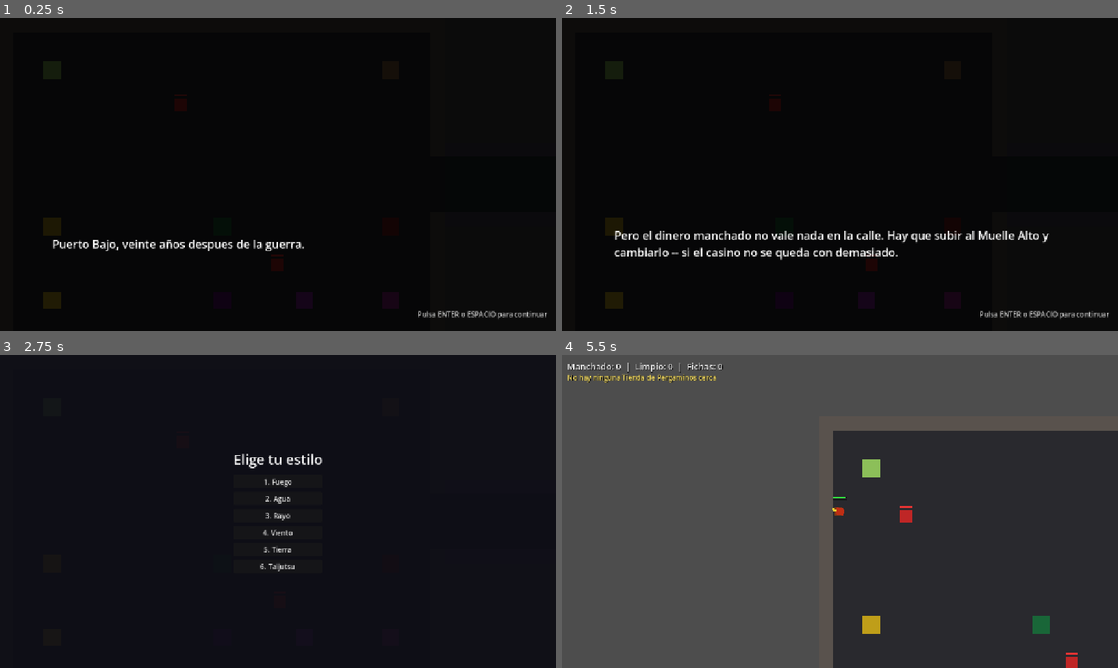
Above: before the commit, frames 1-4 (two rows, left to right).
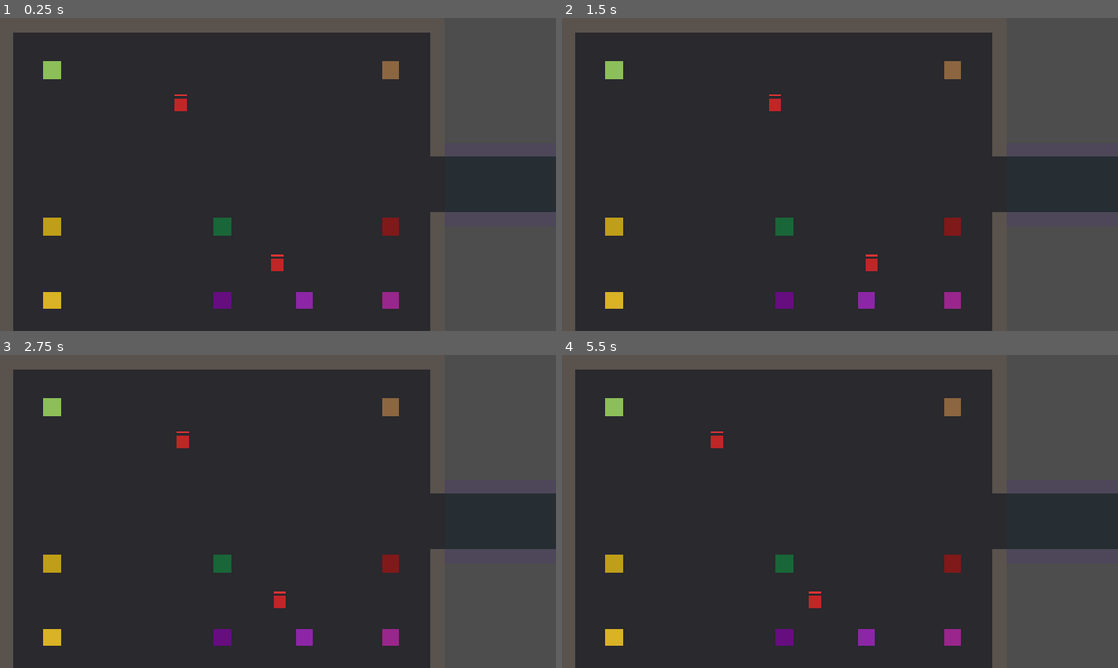
Above: after the commit, the same moments.

Repository: thejowe/ninjex
Game: Godot game, scene res://scenes/main/main.tscn
The game is run twice, just before and just after one commit, with the same random seed, the same clock (stepped at 60 frames per second) and the same inputs.
Inputs (mouse positions are in pixels of both pictures, inside the frame that each line leads up to):
- Up to frame 1 (0.25 s): no input
- Up to frame 2 (1.5 s): tap Enter (ui_accept) at 0.5, 0.77, 1.25 s; move the mouse to (962, 158) at 0.52 s; hold D (move_right) 0.53-1.28 s; tap 0 (comprar_pergamino) at 0.6 s; tap F6 (volver_hub, bound only after the commit) at 0.8, 1.35 s; move the mouse to (728, 190) at 1.27 s; hold S (move_down) from 1.28 s (still down)
- Up to frame 3 (2.75 s): tap Enter (ui_accept) at 1.52, 2 s; tap 0 (comprar_pergamino) at 1.55 s; move the mouse to (333, 442) at 2.02 s; release S (move_down) at 2.03 s; hold D (move_right) from 2.03 s (still down); tap T (apostar_alto) at 2.1 s; tap F6 (volver_hub, bound only after the commit) at 2.3 s
- Up to frame 4 (5.5 s): release D (move_right) at 2.75 s; click (840, 480) at 2.75 s, where only the run before the commit has a clickable "1. Fuego"; move the mouse to (812, 574) at 3.52 s; hold W (move_up) 3.53-4.28 s; tap B (apostar_bajo) at 3.6 s; tap Enter (ui_accept) at 3.77, 4.52, 5.27 s; tap 0 (comprar_pergamino) at 3.8, 5.3 s; move the mouse to (1006, 558) at 4.27 s; hold A (move_left) from 4.28 s (still down); tap - (apuesta_bajar) at 4.35 s; tap F6 (volver_hub, bound only after the commit) at 4.55 s; tap F2 (elegir_mision_bambu, bound only after the commit) at 4.9 s; move the mouse to (673, 464) at 5.02 s; tap = (apuesta_subir) at 5.1 s

The runs differ from the first frame. In frame 1, 100% of the frame differs, in the area x 0-100%, y 0-100%; in frame 2, 99%; in frame 3, 96%; in frame 4, 64%.
Error after the commit: Parse Error: Preload file "res://scenes/world/mision_costa/mision_costa.tscn" does not exist. (res://scripts/network/network_manager.gd:49)

Commit message:
Sistema de cambio de escena Hub <-> Mision y tablon de misiones (H6)

Diff:
--- a/project.godot
+++ b/project.godot
@@ -272,6 +272,36 @@
 "events": [Object(InputEventKey,"resource_local_to_scene":false,"resource_name":"","device":-1,"window_id":0,"alt_press …(191 unchanged characters)…
 ]
 }
+elegir_mision_costa={
+"deadzone": 0.2,
+"events": [Object(InputEventKey,"resource_local_to_scene":false,"resource_name":"","device":-1,"window_id":0,"alt_pressed":false,"shift_pressed":false,"ctrl_pressed":false,"meta_pressed":false,"pressed":false,"keycode":0,"physical_keycode":4194332,"key_label":0,"unicode":0,"location":0,"echo":false,"script":null)
+]
+}
+elegir_mision_bambu={
+"deadzone": 0.2,
+"events": [Object(InputEventKey,"resource_local_to_scene":false,"resource_name":"","device":-1,"window_id":0,"alt_pressed":false,"shift_pressed":false,"ctrl_pressed":false,"meta_pressed":false,"pressed":false,"keycode":0,"physical_keycode":4194333,"key_label":0,"unicode":0,"location":0,"echo":false,"script":null)
+]
+}
+elegir_mision_peaje={
+"deadzone": 0.2,
+"events": [Object(InputEventKey,"resource_local_to_scene":false,"resource_name":"","device":-1,"window_id":0,"alt_pressed":false,"shift_pressed":false,"ctrl_pressed":false,"meta_pressed":false,"pressed":false,"keycode":0,"physical_keycode":4194334,"key_label":0,"unicode":0,"location":0,"echo":false,"script":null)
+]
+}
+elegir_mision_cantera={
+"deadzone": 0.2,
+"events": [Object(InputEventKey,"resource_local_to_scene":false,"resource_name":"","device":-1,"window_id":0,"alt_pressed":false,"shift_pressed":false,"ctrl_pressed":false,"meta_pressed":false,"pressed":false,"keycode":0,"physical_keycode":4194335,"key_label":0,"unicode":0,"location":0,"echo":false,"script":null)
+]
+}
+elegir_mision_ruinas={
+"deadzone": 0.2,
+"events": [Object(InputEventKey,"resource_local_to_scene":false,"resource_name":"","device":-1,"window_id":0,"alt_pressed":false,"shift_pressed":false,"ctrl_pressed":false,"meta_pressed":false,"pressed":false,"keycode":0,"physical_keycode":4194336,"key_label":0,"unicode":0,"location":0,"echo":false,"script":null)
+]
+}
+volver_hub={
+"deadzone": 0.2,
+"events": [Object(InputEventKey,"resource_local_to_scene":false,"resource_name":"","device":-1,"window_id":0,"alt_pressed":false,"shift_pressed":false,"ctrl_pressed":false,"meta_pressed":false,"pressed":false,"keycode":0,"physical_keycode":4194337,"key_label":0,"unicode":0,"location":0,"echo":false,"script":null)
+]
+}
 
 [rendering]
 
--- a/scenes/main/main.gd
+++ b/scenes/main/main.gd
@@ -20,6 +20,11 @@
 	NetworkManager.effects_root = $Effects
 	NetworkManager.cadavers_root = $Cadavers
 	NetworkManager.spawn_points.assign($TestRoom/PlayerSpawns.get_children())
+	# H6: contenedor de la escena de mision activa (ver
+	# NetworkManager.confirm_iniciar_mision/confirm_volver_hub) y spawn_points
+	# del Hub para poder volver a ellos tras la primera mision.
+	NetworkManager.mission_root = $Misiones
+	NetworkManager.hub_spawn_points.assign($Hub/Muelle/PlayerSpawns.get_children())
 	_run_intro_flow()
 
 func _run_intro_flow() -> void:
--- a/scenes/main/main.tscn
+++ b/scenes/main/main.tscn
@@ -11,6 +11,9 @@
 
 [node name="Hub" parent="." instance=ExtResource("3")]
 
+[node name="Misiones" type="Node2D" parent="."]
+position = Vector2(-4000, 0)
+
 [node name="Players" type="Node2D" parent="."]
 
 [node name="Effects" type="Node2D" parent="."]
--- a/scenes/world/hub/hub.tscn
+++ b/scenes/world/hub/hub.tscn
@@ -5,6 +5,7 @@
 [ext_resource type="PackedScene" path="res://scenes/economy/taberna.tscn" id="3_taberna"]
 [ext_resource type="PackedScene" path="res://scenes/economy/sastreria.tscn" id="4_sastreria"]
 [ext_resource type="PackedScene" path="res://scenes/economy/casa_equipo.tscn" id="5_casa_equipo"]
+[ext_resource type="PackedScene" path="res://scenes/world/tablon_misiones.tscn" id="6_tablon_misiones"]
 
 [sub_resource type="RectangleShape2D" id="Shape_wall_h_1024"]
 size = Vector2(1024, 32)
@@ -161,6 +162,17 @@
 [node name="TabernaAnclaRota" parent="Muelle" instance=ExtResource("3_taberna")]
 position = Vector2(2250, 600)
 
+[node name="TablonMisiones" parent="Muelle" instance=ExtResource("6_tablon_misiones")]
+position = Vector2(1700, 300)
+
+[node name="PlayerSpawns" type="Node2D" parent="Muelle"]
+
+[node name="PlayerSpawn1" type="Marker2D" parent="Muelle/PlayerSpawns"]
+position = Vector2(1900, 700)
+
+[node name="PlayerSpawn2" type="Marker2D" parent="Muelle/PlayerSpawns"]
+position = Vector2(2024, 700)
+
 [node name="Escalera1" type="Node2D" parent="."]
 
 [node name="Floor" type="ColorRect" parent="Escalera1"]
--- a/scripts/network/network_manager.gd
+++ b/scripts/network/network_manager.gd
@@ -20,6 +20,38 @@
 ## (0,0) es la esquina de la sala de pruebas, la camara se centraba ahi y
 ## la mayor parte de la pantalla quedaba fuera de la sala (se veia vacio).
 var spawn_points: Array[Node2D] = []
+
+## H6: id del bioma activo ("costa"/"bambu"/"peaje"/"cantera"/"ruinas") o ""
+## si estamos en el Hub. Solo lo muta el host, siempre dentro de
+## confirm_iniciar_mision/confirm_volver_hub (mismo patron que el resto del
+## autoload). player.gd lo consulta para no dejar abrir dos misiones a la vez
+## ni volver al hub si no hay ninguna activa.
+var mision_actual: String = ""
+## Contenedor donde se instancia la escena de mision activa -- asignado por
+## main.gd en _ready() (nodo "Misiones", hermano de Hub/TestRoom, colocado
+## lejos en el mundo para que sus paredes nunca se solapen con las del Hub).
+var mission_root: Node = null
+## Puntos de spawn del Hub (Muelle) -- asignados por main.gd en _ready().
+## Se usan para reponer spawn_points al volver de una mision cuando no habia
+## spawn_points previos guardados (primera vez que se entra a una mision).
+var hub_spawn_points: Array[Node2D] = []
+## spawn_points de antes de entrar en la mision activa, para restaurarlos tal
+## cual al volver (evita asumir que siempre se vuelve al Hub -- si en el
+## futuro hay misiones encadenadas, esto ya lo contempla).
+var _spawn_points_previos: Array[Node2D] = []
+
+## H6: escena de cada bioma, instanciada bajo mission_root al elegir en el
+## Tablon de misiones (ver TablonMisiones / player.gd submit_elegir_mision).
+## Todas comparten estructura (3 areas + PuertaMision + ExtraccionMision),
+## solo cambian ambientacion y estadisticas de EnemigoSimple -- ver cada
+## escena para el detalle.
+const MISIONES: Dictionary = {
+	"costa": preload("res://scenes/world/mision_costa/mision_costa.tscn"),
+	"bambu": preload("res://scenes/world/mision_bambu/mision_bambu.tscn"),
+	"peaje": preload("res://scenes/world/mision_peaje/mision_peaje.tscn"),
+	"cantera": preload("res://scenes/world/mision_cantera/mision_cantera.tscn"),
+	"ruinas": preload("res://scenes/world/mision_ruinas/mision_ruinas.tscn"),
+}
 
 ## Dinero "manchado" (H2): pool compartido entre todos los jugadores desde
 ## ya -- la votacion de boveda es H4, no esta implementada, pero no pasa
@@ -351,3 +383,65 @@
 		return Vector2.ZERO
 	var index := (id - 1) % spawn_points.size()
 	return spawn_points[index].global_position
+
+# =========================================================================
+# Misiones (H6) -- cambio de escena Hub <-> bioma. Decision de arquitectura:
+# la escena de mision se instancia/desinstancia como hijo de mission_root
+# (un Node2D vacio, hermano de Hub/TestRoom en main.tscn, colocado lejos en
+# el mundo) en vez de SceneTree.change_scene_to_packed. Motivo: Hub/TestRoom
+# ya conviven siempre como hijos permanentes de Main (ver main.gd), y todo el
+# estado de red (players_root, cadavers_root, NetworkManager entero) vive en
+# ese mismo arbol -- cambiar de escena de verdad obligaria a reconectar todo
+# eso. Instanciar/desinstanciar es el equivalente minimo que ya encaja con
+# esa arquitectura. El host decide cuando se cambia (submit_elegir_mision/
+# submit_volver_hub en player.gd, filtrados por multiplayer.is_server()) y lo
+# replica a todos los peers con un RPC call_local reliable, igual que el
+# resto del autoload.
+# =========================================================================
+
+## Confirma el inicio de mision igual en todos los peers: instancia la
+## escena del bioma, reasigna spawn_points a sus marcadores y reposiciona a
+## los jugadores ya conectados. Lo llama el host desde
+## player.gd submit_elegir_mision(); nunca el cliente directamente.
+@rpc("any_peer", "call_local", "reliable")
+func confirm_iniciar_mision(bioma_id: String) -> void:
+	if mision_actual != "":
+		return # ya hay una mision activa, ignorar peticion duplicada
+	if not MISIONES.has(bioma_id):
+		return
+	if mission_root == null:
+		push_warning("NetworkManager: mission_root no asignado, no se puede iniciar la mision")
+		return
+	_spawn_points_previos = spawn_points.duplicate()
+	var instancia: Node = MISIONES[bioma_id].instantiate()
+	mission_root.add_child(instancia)
+	var nuevos: Array[Node2D] = []
+	nuevos.assign(instancia.get_node("PlayerSpawns").get_children())
+	spawn_points = nuevos
+	mision_actual = bioma_id
+	_reposicionar_jugadores()
+
+## Confirma la vuelta al Hub igual en todos los peers: libera la escena de
+## mision activa y restaura los spawn_points de antes de entrar (los del Hub
+## la primera vez). Lo llama el host desde player.gd submit_volver_hub().
+@rpc("any_peer", "call_local", "reliable")
+func confirm_volver_hub() -> void:
+	if mision_actual == "":
+		return # no hay mision activa de la que volver
+	if mission_root != null:
+		for hijo in mission_root.get_children():
+			hijo.queue_free()
+	spawn_points = _spawn_points_previos if not _spawn_points_previos.is_empty() else hub_spawn_points.duplicate()
+	mision_actual = ""
+	_reposicionar_jugadores()
+
+## Manda a cada jugador ya conectado al spawn_point que le toca segun su
+## peer_id, mismo calculo que _spawn_position_for usa para jugadores nuevos
+## -- asi entrar/salir de una mision reposiciona a todo el grupo de golpe en
+## vez de dejarlos flotando en las coordenadas de la escena anterior.
+func _reposicionar_jugadores() -> void:
+	if players_root == null:
+		return
+	for jugador in players_root.get_children():
+		var id := int(jugador.name)
+		jugador.global_position = _spawn_position_for(id)
--- a/scripts/player/player.gd
+++ b/scripts/player/player.gd
@@ -143,6 +143,11 @@
 ## deteccion por distancia simple, solo con otro nombre para dejar claro que
 ## es la tanda del Hub y no la del casino.
 const HUB_RANGE := 80.0
+## Grupo compartido por TODAS las escenas de mision (H6) para marcar al jefe
+## de zona -- ver mision_*.tscn. Central aqui (no en NetworkManager) porque
+## solo lo consulta la comprobacion de extraccion de _update_interaction_hint
+## y submit_volver_hub, ambas en este fichero.
+const GRUPO_JEFE_MISION := "mision_jefe"
 ## Con que moneda se apuesta en la mesa de dados ahora mismo: "limpio" o
 ## "manchado". El brief define la manchada como "solo cambiable en el
 ## casino" (2.3), pero el usuario quiere ademas la via tematica de blanquear
@@ -536,6 +541,18 @@
 			_request_comprar_jardin()
 		if Input.is_action_just_pressed("comprar_pergamino"):
 			_request_comprar_pergamino()
+		if Input.is_action_just_pressed("elegir_mision_costa"):
+			_request_elegir_mision("costa")
+		if Input.is_action_just_pressed("elegir_mision_bambu"):
+			_request_elegir_mision("bambu")
+		if Input.is_action_just_pressed("elegir_mision_peaje"):
+			_request_elegir_mision("peaje")
+		if Input.is_action_just_pressed("elegir_mision_cantera"):
+			_request_elegir_mision("cantera")
+		if Input.is_action_just_pressed("elegir_mision_ruinas"):
+			_request_elegir_mision("ruinas")
+		if Input.is_action_just_pressed("volver_hub"):
+			_request_volver_hub()
 	move_and_slide()
 
 ## Solo local (no pasa por red, como el cambio de estilo de debug): elegir
@@ -645,6 +662,13 @@
 	elif _find_nearest_tienda_pergaminos_in_range(CASINO_RANGE) != null:
 		var tienda_hint := _find_nearest_tienda_pergaminos_in_range(CASINO_RANGE)
 		texto = "Pulsa 0 para comprar el pergamino de %s (%.0f fichas)" % [style_data.style_name, tienda_hint.precio_pergamino]
+	elif _find_nearest_tablon_in_range(HUB_RANGE) != null:
+		texto = "Tablon de misiones -- F1 Costa, F2 Bambu, F3 Peaje, F4 Cantera, F5 Ruinas"
+	elif _find_nearest_extraccion_in_range(HUB_RANGE) != null:
+		if get_tree().get_nodes_in_group(GRUPO_JEFE_MISION).is_empty():
+			texto = "Pulsa F6 para volver a la Aldea con el botin"
+		else:
+			texto = "Aun queda el jefe de la zona -- no puedes extraer todavia"
 	_interaction_label.text = texto
 
 func _handle_combo_timer(delta: float) -> void:
@@ -1068,6 +1092,34 @@
 		if dist <= range_max and dist < best_dist:
 			best_dist = dist
 			nearest = t
+	return nearest
+
+## Tablon de misiones mas cercano dentro de range_max (H6). Misma proximidad
+## simple que las funciones de arriba.
+func _find_nearest_tablon_in_range(range_max: float) -> TablonMisiones:
+	var nearest: TablonMisiones = null
+	var best_dist: float = INF
+	for t in get_tree().get_nodes_in_group(TablonMisiones.GRUPO_TABLONES):
+		if not (t is TablonMisiones):
+			continue
+		var dist: float = global_position.distance_to(t.global_position)
+		if dist <= range_max and dist < best_dist:
+			best_dist = dist
+			nearest = t
+	return nearest
+
+## Punto de extraccion mas cercano dentro de range_max (H6). Misma proximidad
+## simple que las funciones de arriba.
+func _find_nearest_extraccion_in_range(range_max: float) -> ExtraccionMision:
+	var nearest: ExtraccionMision = null
+	var best_dist: float = INF
+	for e in get_tree().get_nodes_in_group(ExtraccionMision.GRUPO_EXTRACCIONES):
+		if not (e is ExtraccionMision):
+			continue
+		var dist: float = global_position.distance_to(e.global_position)
+		if dist <= range_max and dist < best_dist:
+			best_dist = dist
+			nearest = e
 	return nearest
 
 func _validate_sender() -> bool:
@@ -2717,6 +2769,47 @@
 	_status_label.text = "Pergamino comprado: %s (%s)" % [style_data.style_name, style_data.sellos_technique_name]
 
 # =========================================================================
+# Misiones (H6) -- Tablon del Muelle (F1-F5 elige bioma) y extraccion al
+# final de la mision (F6 vuelve al Hub). Mismo patron submit_/confirm_ que
+# el resto del kit: el cliente pide, el host valida rango y estado, y la
+# aplicacion real (instanciar/liberar la escena de mision) vive en
+# NetworkManager porque afecta a TODOS los peers a la vez, no a un unico
+# personaje -- mismo criterio que confirm_brindis/confirm_cocina de arriba.
+# =========================================================================
+
+func _request_elegir_mision(bioma_id: String) -> void:
+	submit_elegir_mision.rpc_id(1, bioma_id)
+
+@rpc("any_peer", "call_local", "reliable")
+func submit_elegir_mision(bioma_id: String) -> void:
+	if not multiplayer.is_server():
+		return
+	if not _validate_sender():
+		return
+	if NetworkManager.mision_actual != "":
+		return # ya hay una mision en marcha, ignorar
+	if _find_nearest_tablon_in_range(HUB_RANGE) == null:
+		return
+	NetworkManager.confirm_iniciar_mision.rpc(bioma_id)
+
+func _request_volver_hub() -> void:
+	submit_volver_hub.rpc_id(1)
+
+@rpc("any_peer", "call_local", "reliable")
+func submit_volver_hub() -> void:
+	if not multiplayer.is_server():
+		return
+	if not _validate_sender():
+		return
+	if NetworkManager.mision_actual == "":
+		return # no hay mision activa de la que volver
+	if _find_nearest_extraccion_in_range(HUB_RANGE) == null:
+		return
+	if not get_tree().get_nodes_in_group(GRUPO_JEFE_MISION).is_empty():
+		return # el jefe de la zona sigue vivo, no se puede extraer todavia
+	NetworkManager.confirm_volver_hub.rpc()
+
+# =========================================================================
 # Casa del equipo (H5 cierre, Terrazas) -- ; Cocina, [ Almacen, ] Jardin.
 # A diferencia de Forja/Herboristeria/Sastreria (gasto compartido, resultado
 # individual), aqui el resultado TAMBIEN es de grupo -- mismo criterio que
